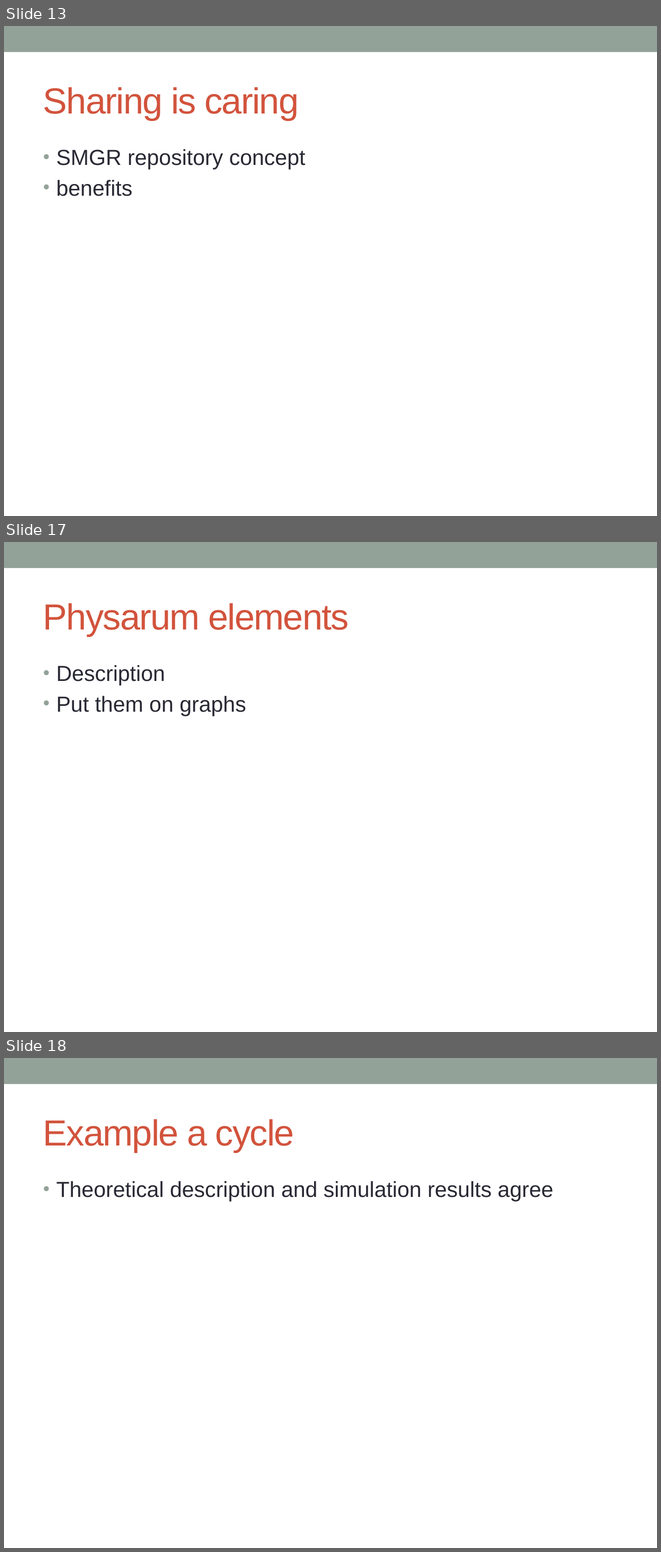
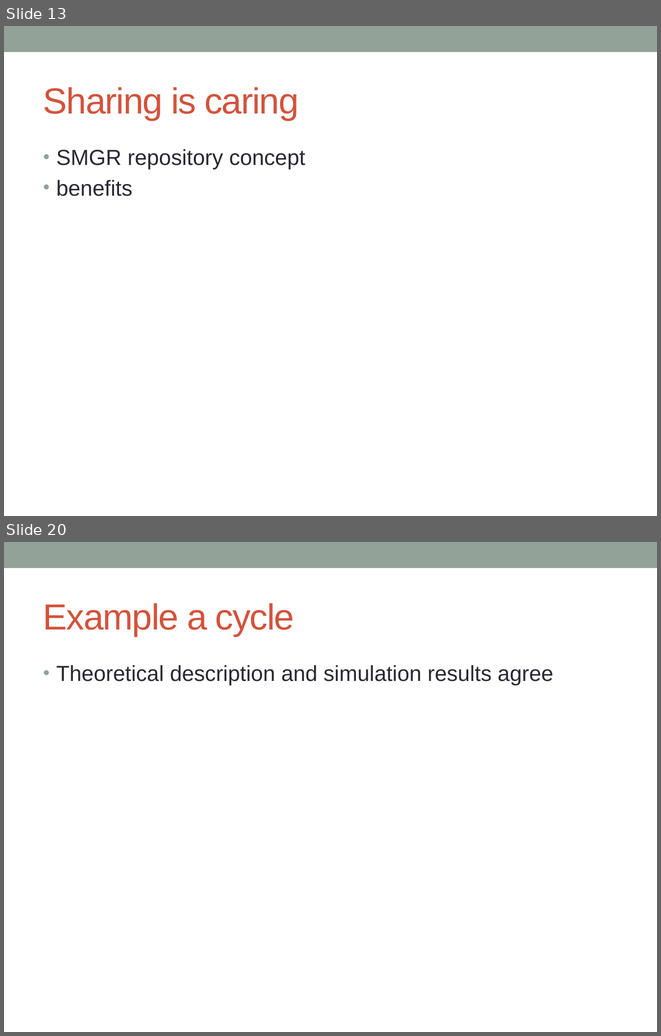
Before and after one commit to 05dirnbe/defense, a slide deck: draft.pptx. Shown one above the other, each under a label of ours: slides 13, 17 and 18 before the commit, slides 13 and 20 after it; the slides between them are not shown. The pictures are 661x1552 and 661x1036 pixels, drawn with LibreOffice and Linux fonts; fonts in the diff are those of the drawing. Boxes give left, top, right and bottom in pixels: in the first picture for what was removed or moved away, otherwise in the second. Text is boxed around its words. In the diff, an @@ line names an element or a change of style, - is before the commit and + after.

```diff
--- a/draft.pptx
+++ b/draft.pptx
@@ slide 17 removed at [4, 542, 657, 1032], background #FFFFFF; not listed: 1 template element that a slide beside it also shows @@
@@ title removed at [43, 603, 349, 636] @@
-Physarum elements
@@ text removed at [56, 665, 246, 716] @@
-• Description
-• Put them on graphs
@@ what was slide 18 is now slide 20 @@
```
Also in this commit, not shown: 3 slides changed, 4 slides added.
